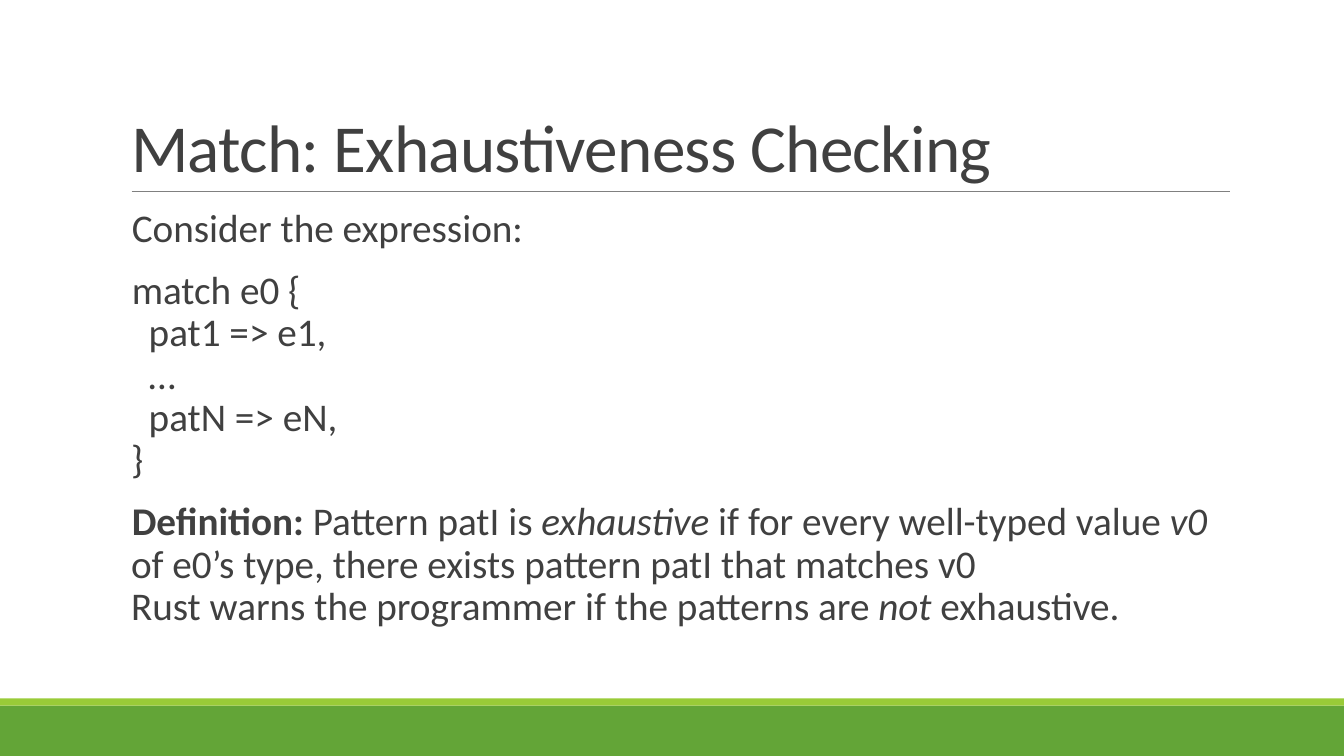
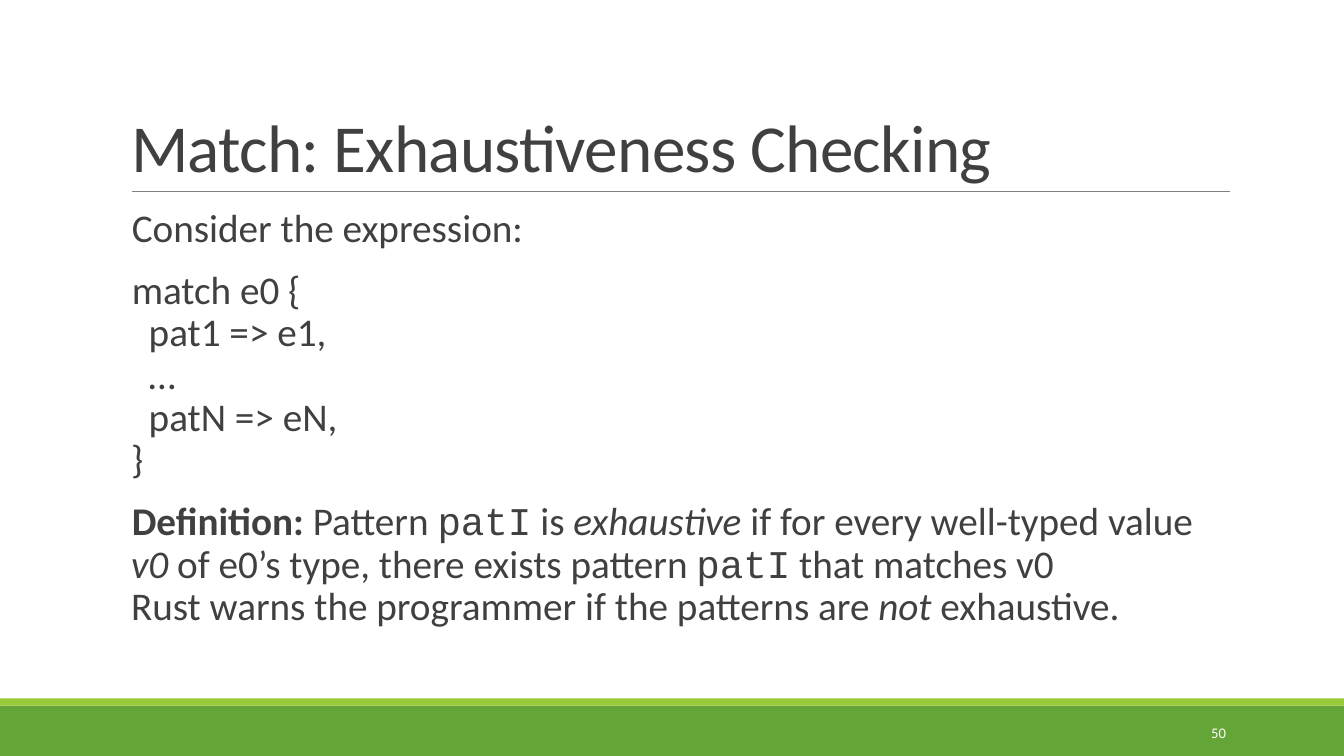
Before and after one commit to rbohrer/pl-course, a slide deck: slide 50 of LectureSlides/01Rust.pptx. Drawn at 1344x756 pixels with LibreOffice and Linux fonts; fonts in the diff are those of the drawing. Boxes give left, top, right and bottom in pixels: in the first picture for what was removed or moved away, otherwise in the second. Text is boxed around its words. In the diff, an @@ line names an element or a change of style, - is before the commit and + after.

```diff
--- a/LectureSlides/01Rust.pptx
+++ b/LectureSlides/01Rust.pptx
@@ text at box(131, 507, 1193, 627): font Calibri to Courier New in "patI patI" @@
@@ page number added at box(1211, 728, 1226, 738), 10.5 pt, text #FFFFFF @@
+50
```
Also in this commit, not shown: 63 other slides changed.
